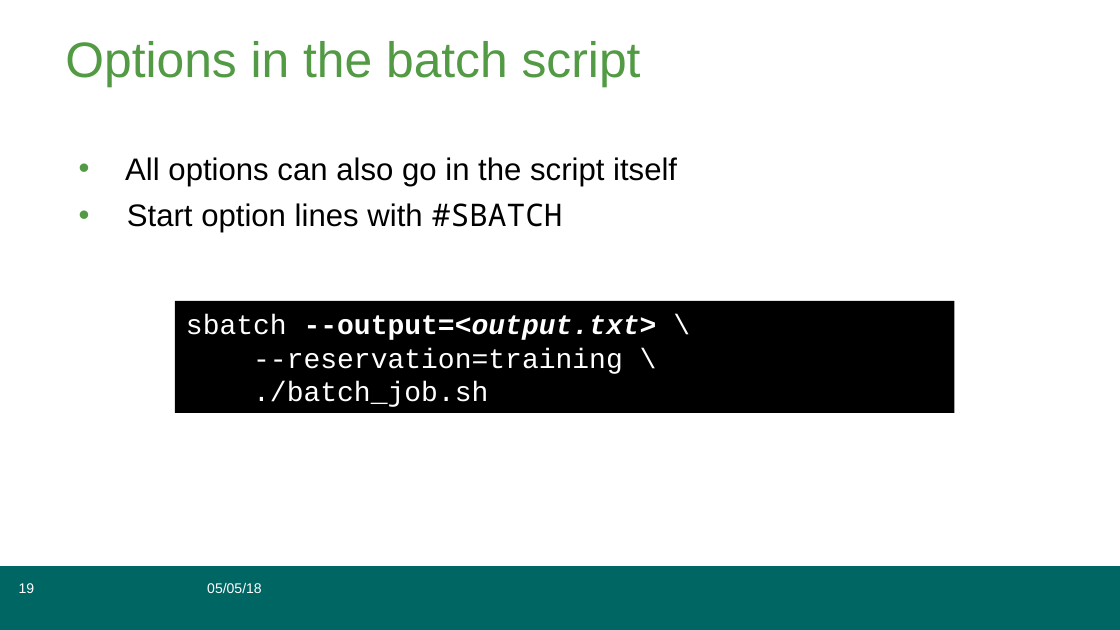
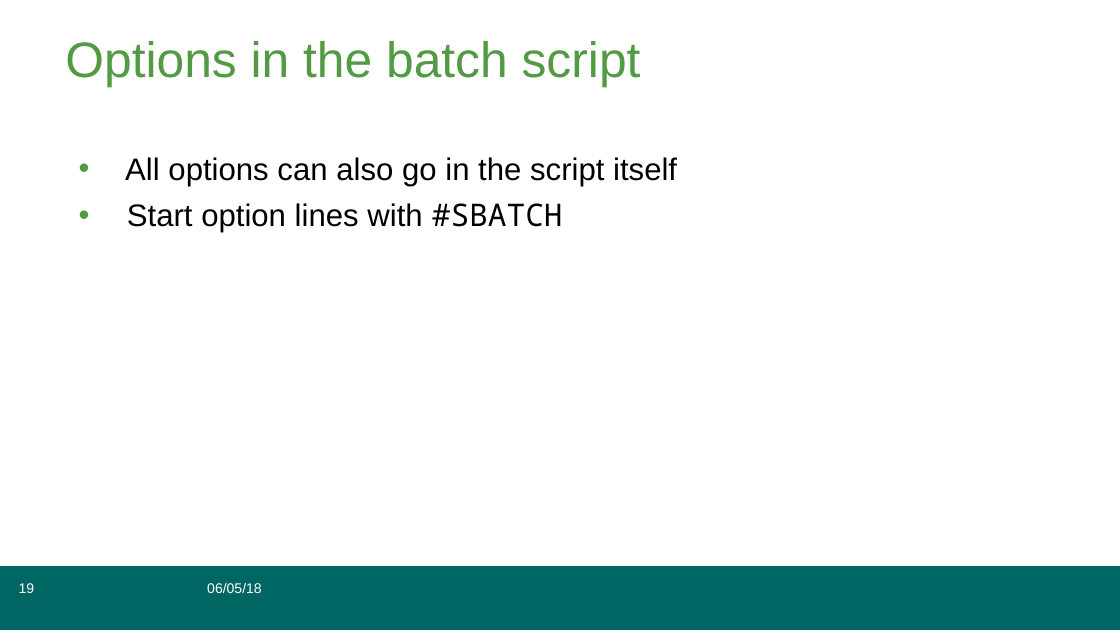
Before and after one commit to grimbough/embl_hpc, a slide deck: slide 19 of cluster_training2018.odp. Drawn at 1120x630 pixels with LibreOffice and Linux fonts; fonts in the diff are those of the drawing. Boxes give left, top, right and bottom in pixels: in the first picture for what was removed or moved away, otherwise in the second. Text is boxed around its words. In the diff, an @@ line names an element or a change of style, - is before the commit and + after.

```diff
--- a/cluster_training2018.odp
+++ b/cluster_training2018.odp
@@ rectangle removed at (175, 301, 954, 413) @@
-sbatch --output=<output.txt> \
---reservation=training \
-./batch_job.sh
@@ text in free at (207, 583, 261, 593): text changed @@
-05/05/18
+06/05/18
```
Also in this commit, not shown: 77 other slides changed, 3 slides added, 5 slides removed.
